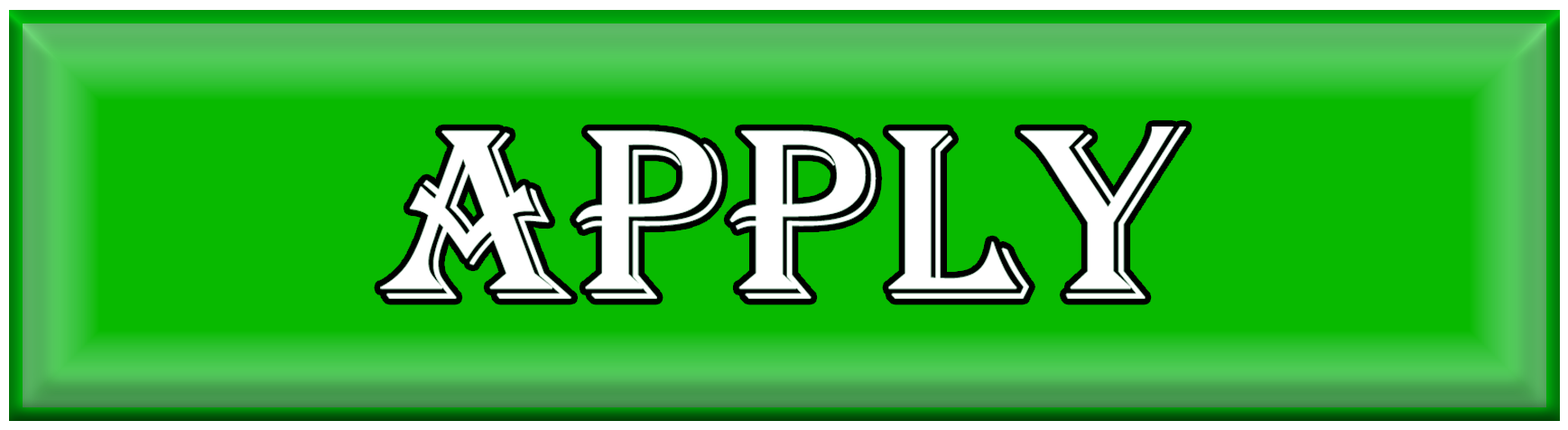
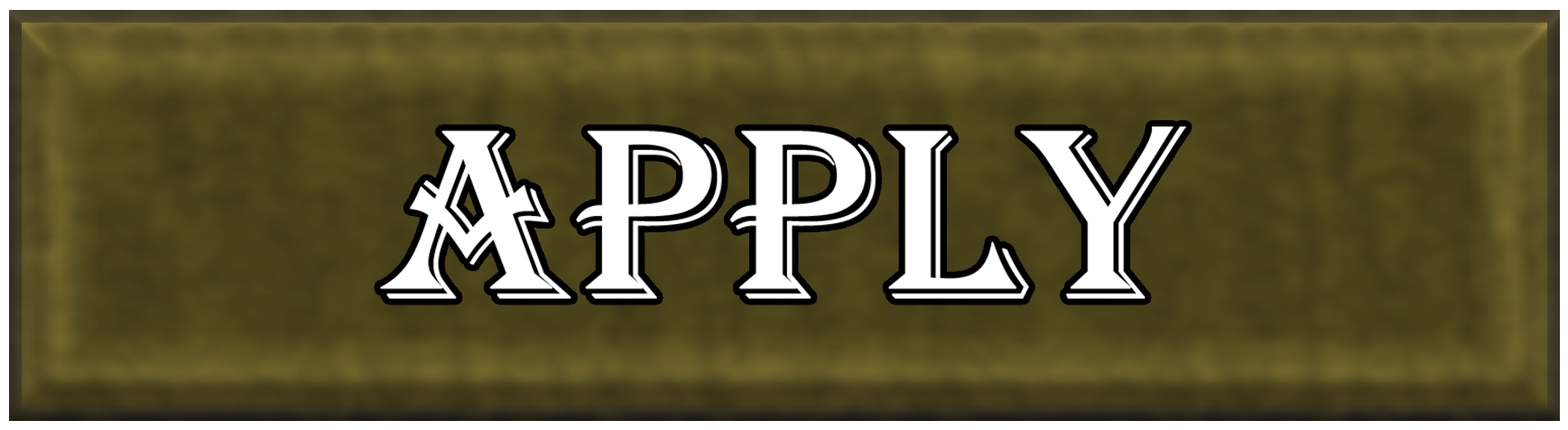
Comparing the layer stacks of the two 1568x430 images. Changes:
moved "select" out of group "FumoCnt" over [380, 126, 1187, 299]
